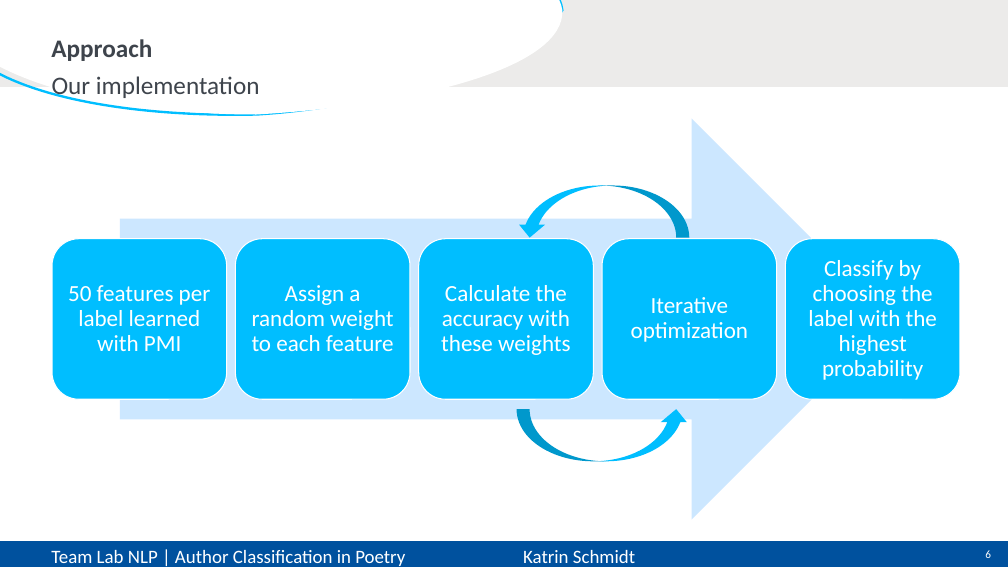
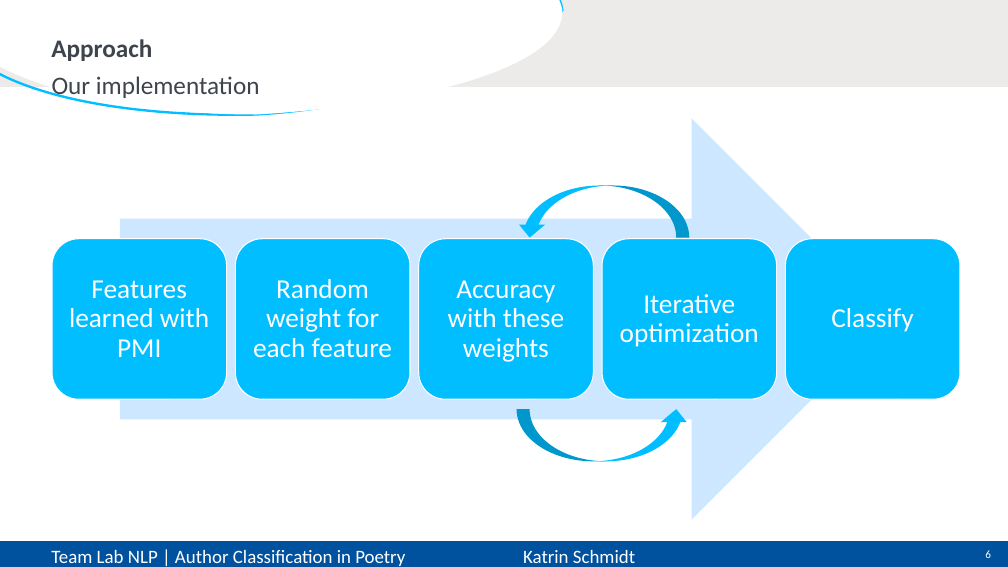
Before and after one commit to CarlottaQuensel/Author_Classification-Team_Lab, a slide deck: slide 6 of reports/TeamLab-presentation.pptx. Drawn at 1008x567 pixels with LibreOffice and Linux fonts; fonts in the diff are those of the drawing. Boxes give left, top, right and bottom in pixels: in the first picture for what was removed or moved away, otherwise in the second. Text is boxed around its words. In the diff, an @@ line names an element or a change of style, - is before the commit and + after.

```diff
--- a/reports/TeamLab-presentation.pptx
+++ b/reports/TeamLab-presentation.pptx
@@ text "Iterative optimization" at box(620, 294, 759, 347): size 22 to 26 pt; more space between paragraphs @@
@@ text at box(69, 280, 209, 357): text changed; size 22 to 26 pt @@
-50 features per label learned with PMI
+Features learned with PMI
@@ text at box(253, 279, 392, 358): text changed; size 22 to 26 pt @@
-Assign a random weight to each feature
+Random weight for each feature
@@ text at box(448, 280, 564, 362): text changed; size 22 to 26 pt @@
-Calculate the accuracy with these weights
+Accuracy with these weights
@@ text at box(831, 308, 913, 332): text changed; size 22 to 26 pt @@
-Classify by choosing the label with the highest probability
+Classify
```
Also in this commit, not shown: 2 other slides changed, 1 slide added.
